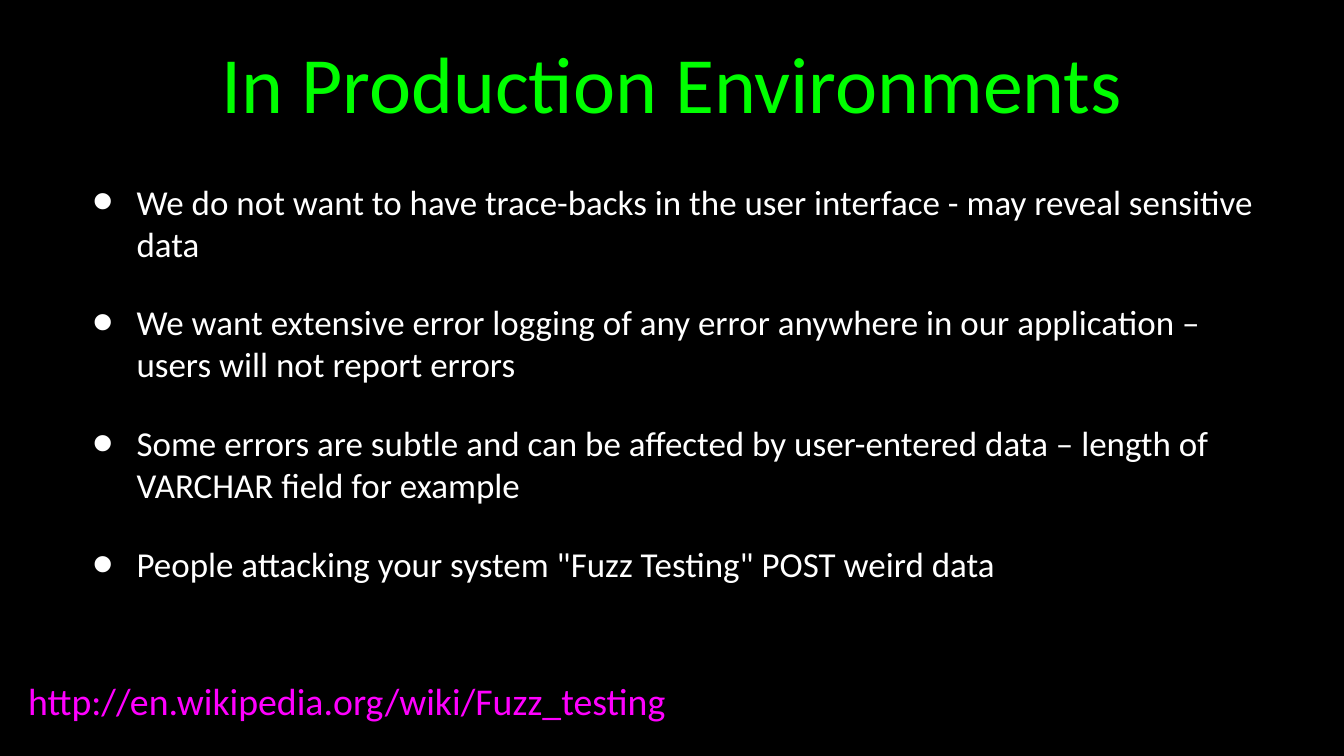
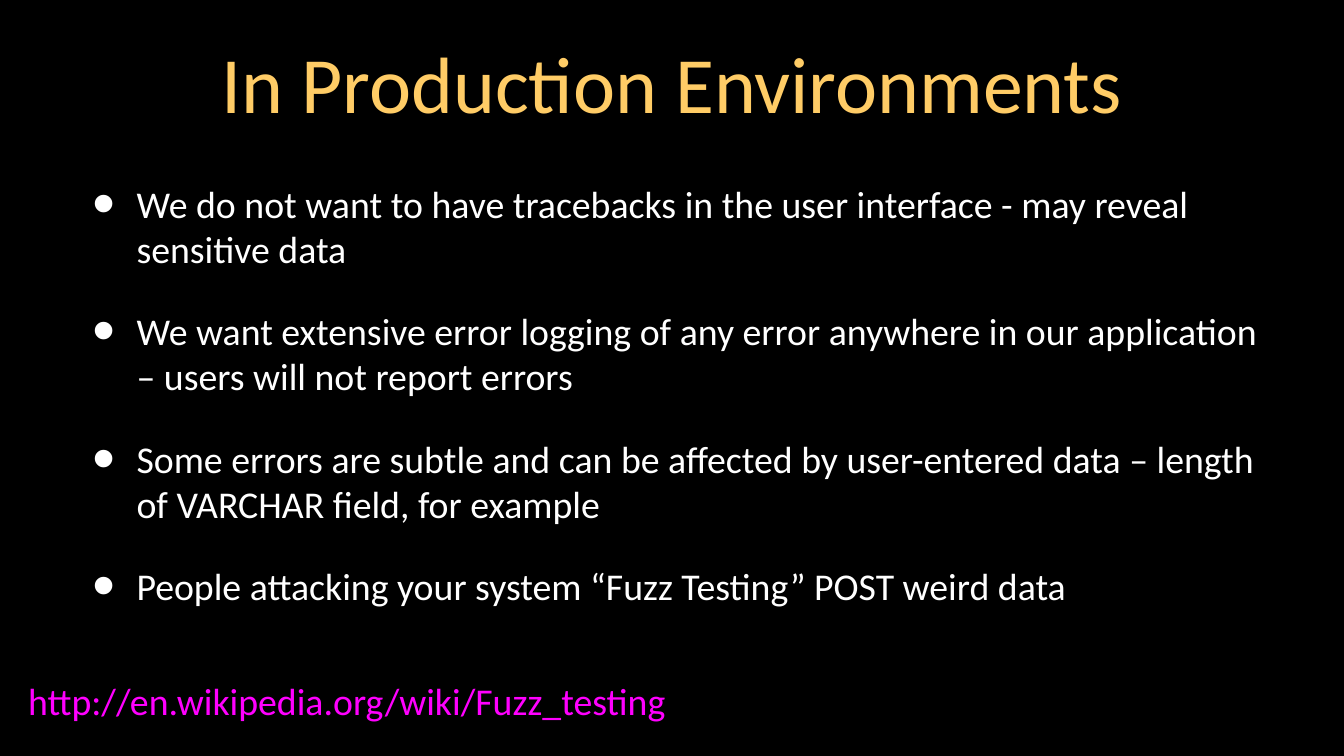
Before and after one commit to csev/wa4e, a slide deck: slide 5 of lectures-old/PHP-15-Advanced-SQL.ppt. Drawn at 1344x756 pixels with LibreOffice and Linux fonts; fonts in the diff are those of the drawing. Boxes give left, top, right and bottom in pixels: in the first picture for what was removed or moved away, otherwise in the second. Text is boxed around its words. In the diff, an @@ line names an element or a change of style, - is before the commit and + after.

```diff
--- a/lectures-old/PHP-15-Advanced-SQL.ppt
+++ b/lectures-old/PHP-15-Advanced-SQL.ppt
@@ title "In Production Environments" at bbox=[222, 57, 1121, 114]: text colour #00FF00 to #FFCC66 @@
@@ text at bbox=[137, 191, 1189, 264]: text changed; size 33.3 to 36 pt @@
-• We do not want to have trace-backs in the user interface - may reveal sensitive data
+• We do not want to have tracebacks in the user interface - may reveal sensitive data
@@ text at bbox=[137, 318, 1256, 396]: size 33.3 to 36 pt in "We want extensive error logging of any ..." @@
@@ text at bbox=[137, 446, 1254, 607]: text changed; size 33.3 to 36 pt @@
-• Some errors are subtle and can be affected by user-entered data – length of VARCHAR field for example
-• People attacking your system "Fuzz Testing" POST weird data
+• Some errors are subtle and can be affected by user-entered data – length of VARCHAR field, for example
+• People attacking your system “Fuzz Testing” POST weird data
```
Also in this commit, not shown: 25 other slides changed, 1 slide added, 1 other file.
